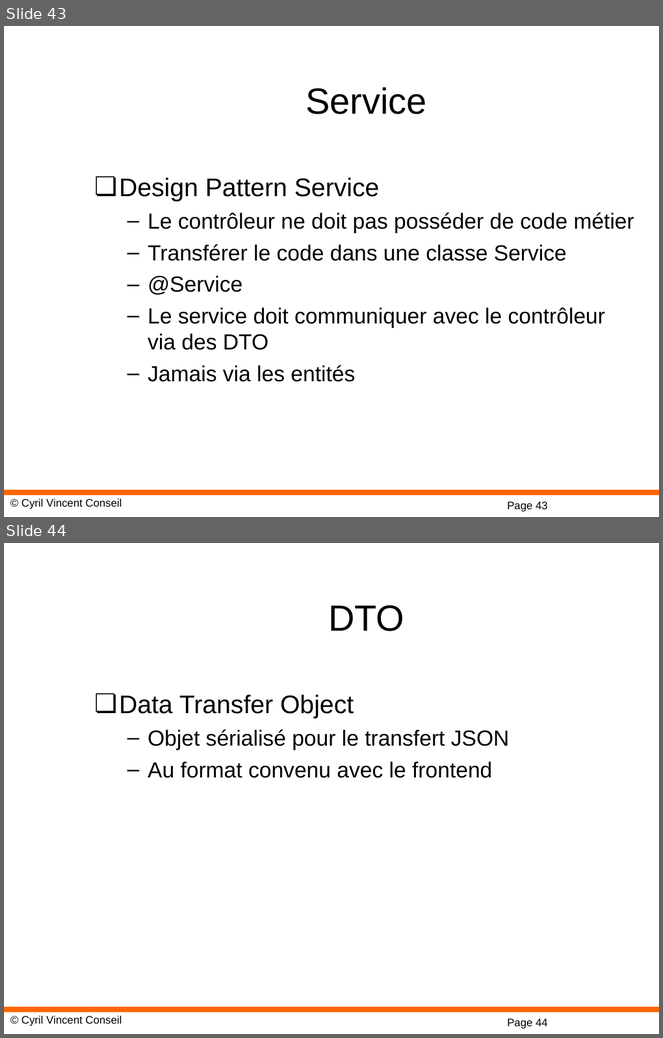
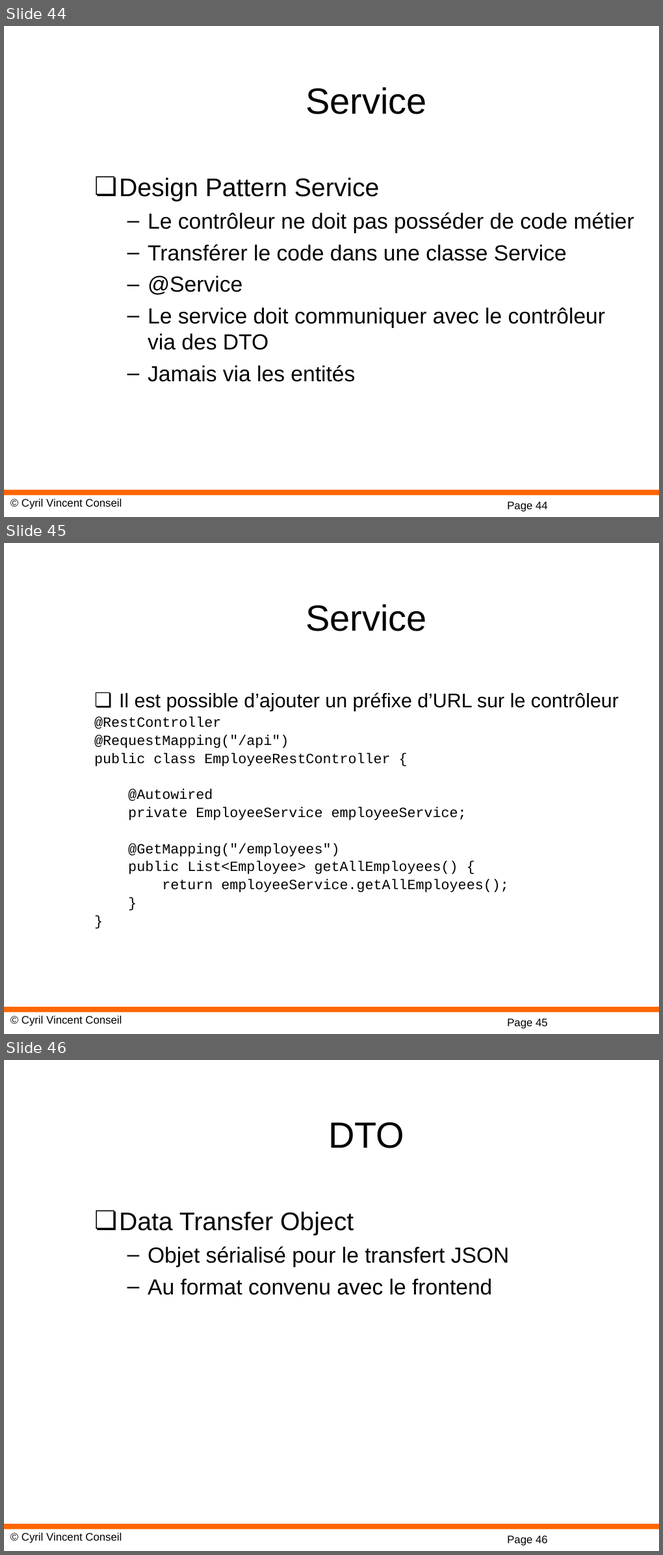
Before and after one commit to cyrilvincent/spring, a slide deck: ppt/08-SpringRest.ppt. Shown one above the other, each under a label of ours: slides 43 and 44 before the commit, slides 44, 45 and 46 after it. The pictures are 663x1038 and 663x1555 pixels, drawn with LibreOffice and Linux fonts; fonts in the diff are those of the drawing; background and template pictures are left out. Boxes give left, top, right and bottom in pixels: in the first picture for what was removed or moved away, otherwise in the second. Text is boxed around its words. In the diff, an @@ line names an element or a change of style, - is before the commit and + after.

```diff
--- a/ppt/08-SpringRest.ppt
+++ b/ppt/08-SpringRest.ppt
@@ slide 45 added at (4, 543, 659, 1034), background #FFFFFF; not listed: 3 template elements that a slide beside it also shows @@
@@ title added at (306, 604, 427, 631), 40 pt, text #000000 @@
+Service
@@ text added at (94, 693, 619, 893), 15.5 pt, text #000000 @@
+❏ Il est possible d’ajouter un préfixe d’URL sur le contrôleur
+@RestController
+@RequestMapping("/api")
+public class EmployeeRestController {
+@Autowired
+private EmployeeService employeeService;
+@GetMapping("/employees")
+public List<Employee> getAllEmployees() {
+return employeeService.getAllEmployees();
+}
+}
@@ what was slide 43 is now slide 44 @@
@@ page number at (507, 502, 548, 512): text changed @@
-Page 43
+Page 44
@@ what was slide 44 is now slide 46 @@
@@ page number at (507, 1536, 548, 1546): text changed @@
-Page 44
+Page 46
```
Also in this commit, not shown: 1 slide changed, 1 other slide added, 19 other files.
